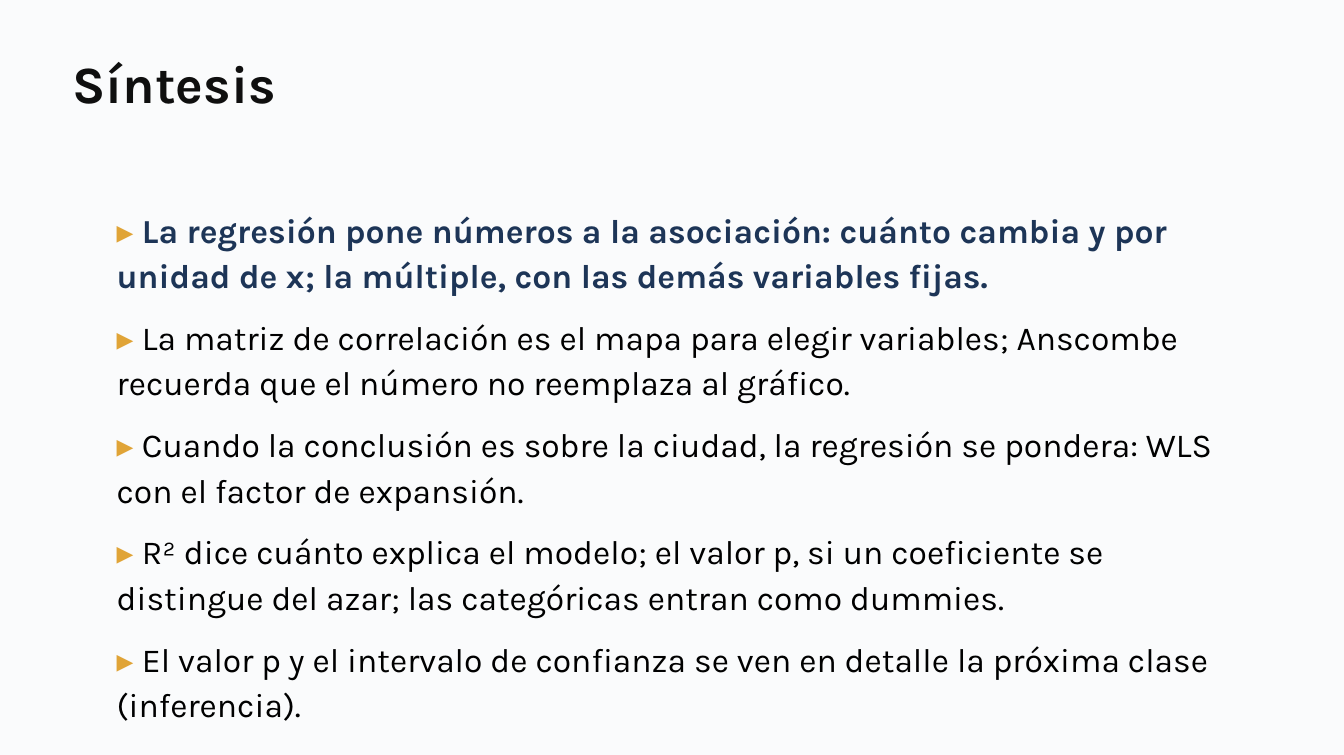
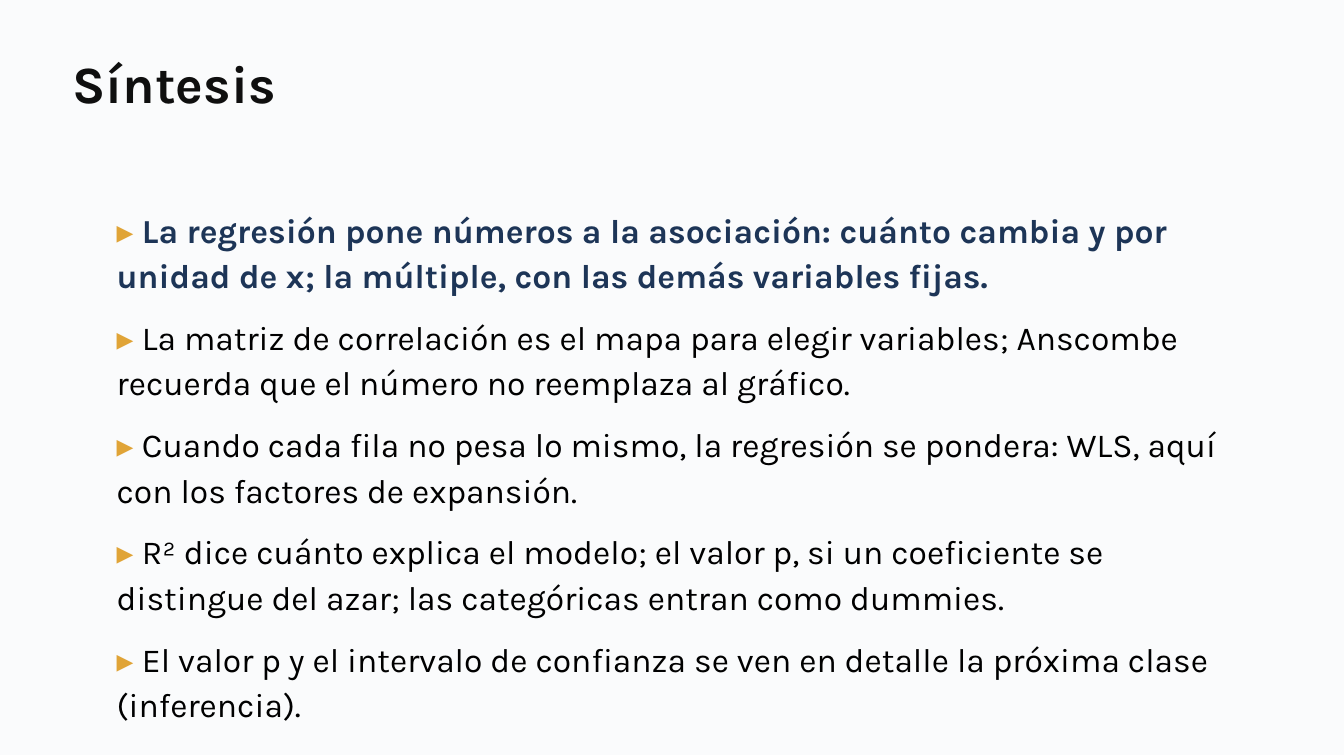
Before and after one commit to daniopitz/cienciadatos, a slide deck: slide 56 of presentaciones/clase04_regresion.pptx. Drawn at 1344x755 pixels with LibreOffice and Linux fonts; fonts in the diff are those of the drawing. Boxes give left, top, right and bottom in pixels: in the first picture for what was removed or moved away, otherwise in the second. Text is boxed around its words. In the diff, an @@ line names an element or a change of style, - is before the commit and + after.

```diff
--- a/presentaciones/clase04_regresion.pptx
+++ b/presentaciones/clase04_regresion.pptx
@@ text at (117, 431, 1216, 511): text changed @@
-▸ Cuando la conclusión es sobre la ciudad, la regresión se pondera: WLS con el factor de expansión.
+▸ Cuando cada fila no pesa lo mismo, la regresión se pondera: WLS, aquí con los factores de expansión.
```
Also in this commit, not shown: 2 other slides changed, 1 other file.
